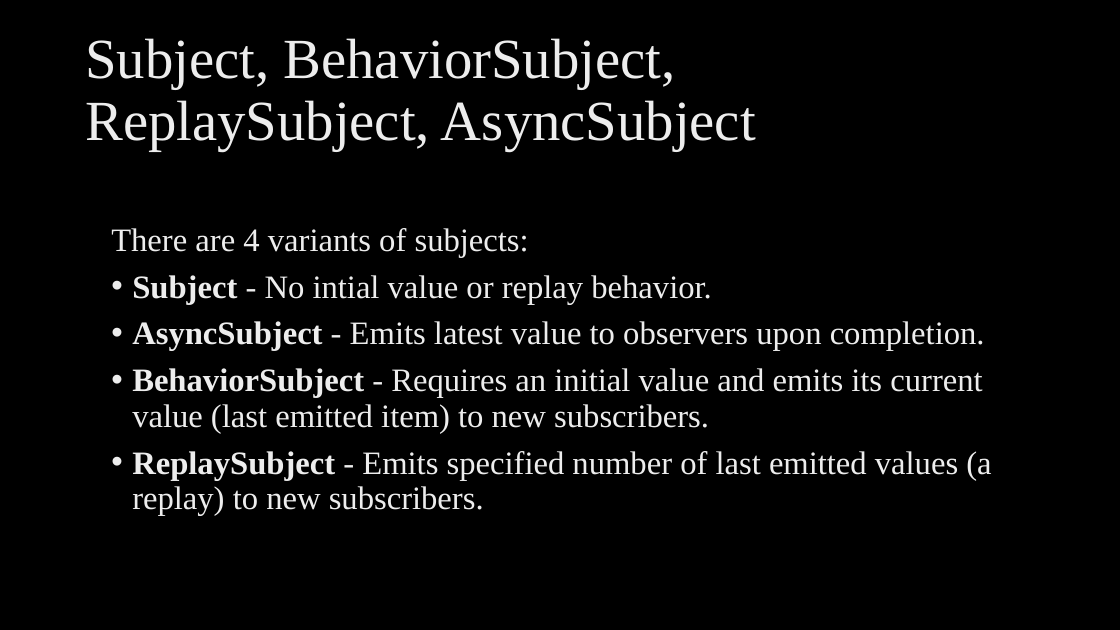
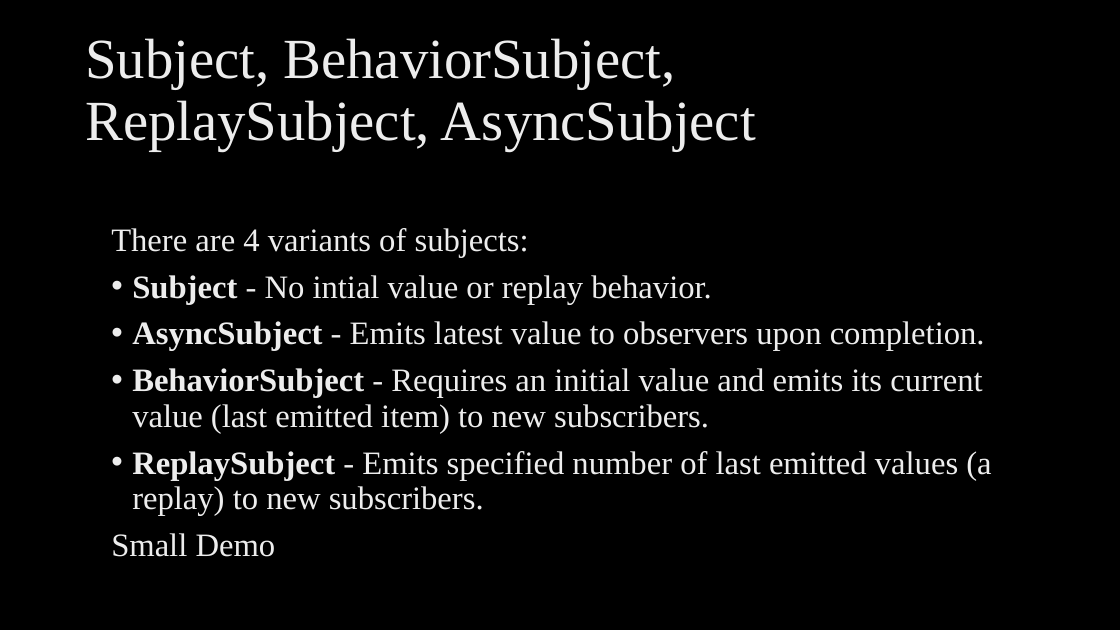
Before and after one commit to ngohungphuc/Presentation, a slide deck: slide 5 of RXJS Make it easy/RXJS Make it easy.pptx. Drawn at 1120x630 pixels with LibreOffice and Linux fonts; fonts in the diff are those of the drawing; background and template pictures are left out. Boxes give left, top, right and bottom in pixels: in the first picture for what was removed or moved away, otherwise in the second. Text is boxed around its words. In the diff, an @@ line names an element or a change of style, - is before the commit and + after.

Commit message:
update

```diff
--- a/RXJS Make it easy/RXJS Make it easy.pptx
+++ b/RXJS Make it easy/RXJS Make it easy.pptx
@@ text at (111, 533, 276, 557): paragraph added @@
+Small Demo
```
Also in this commit, not shown: 1 other slide changed.
